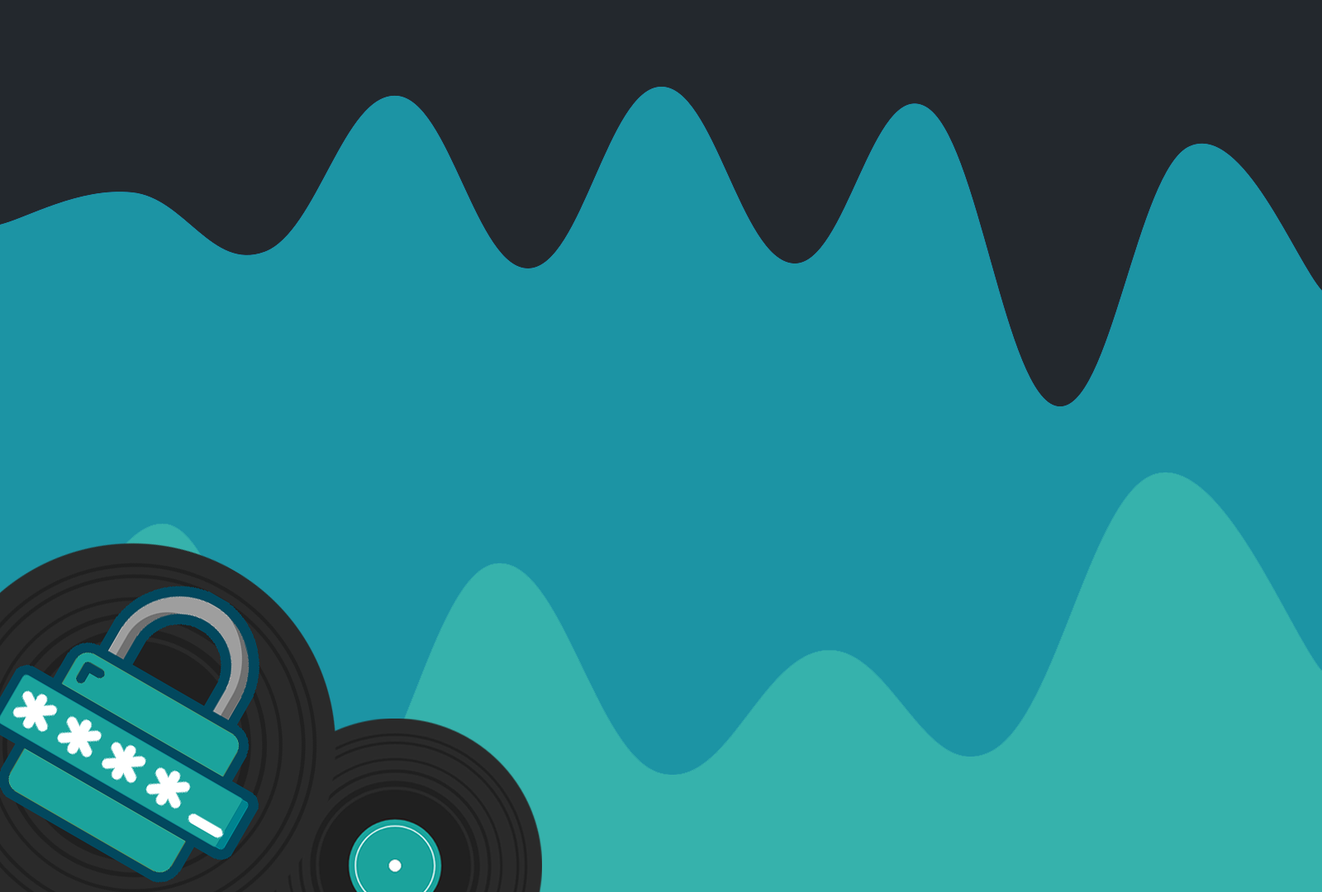
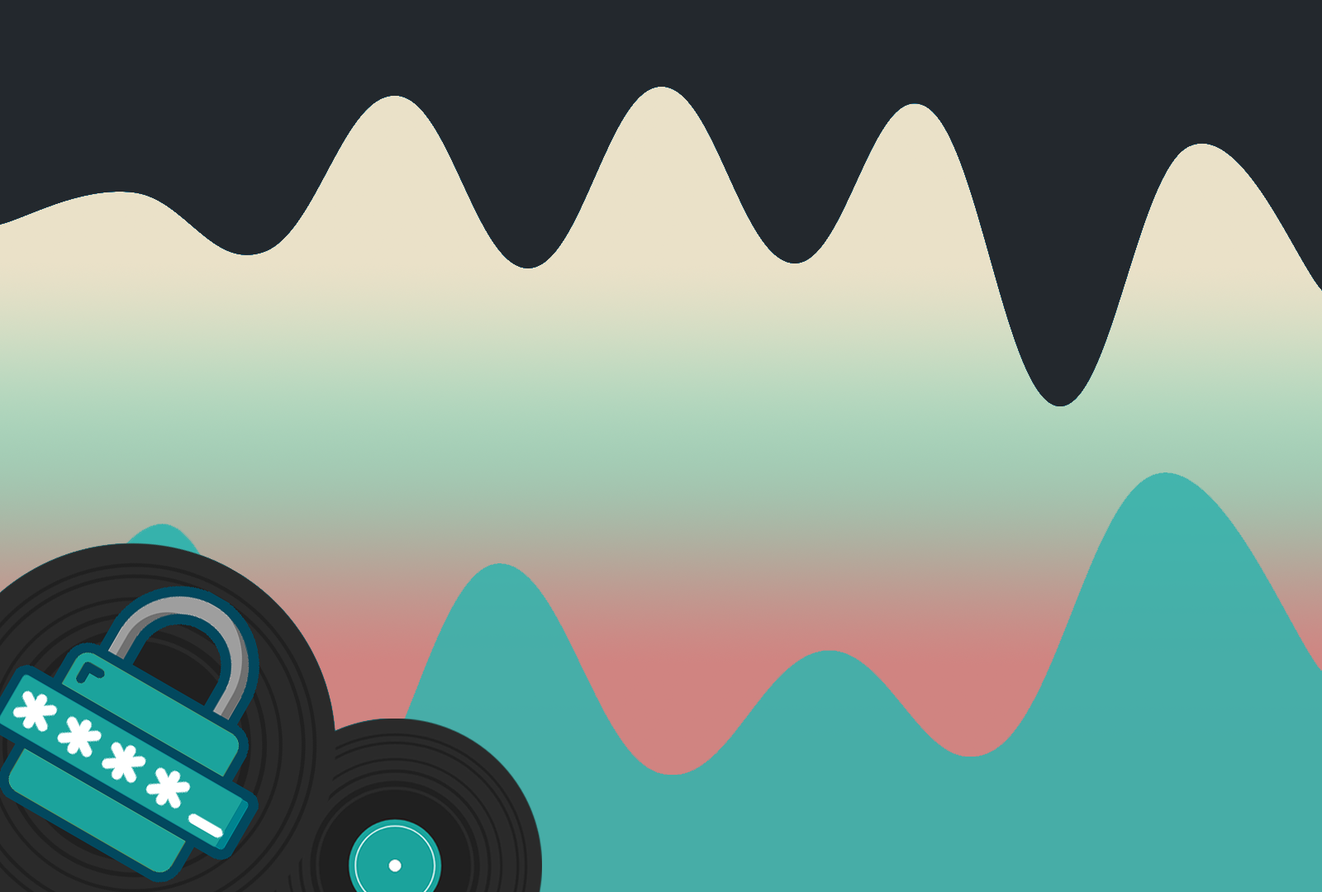
Revision of a layered (1322, 892) image; what changed, layer by layer:
added layer "Layer 7" above "Layer 0" over [0, 86, 1322, 892]
